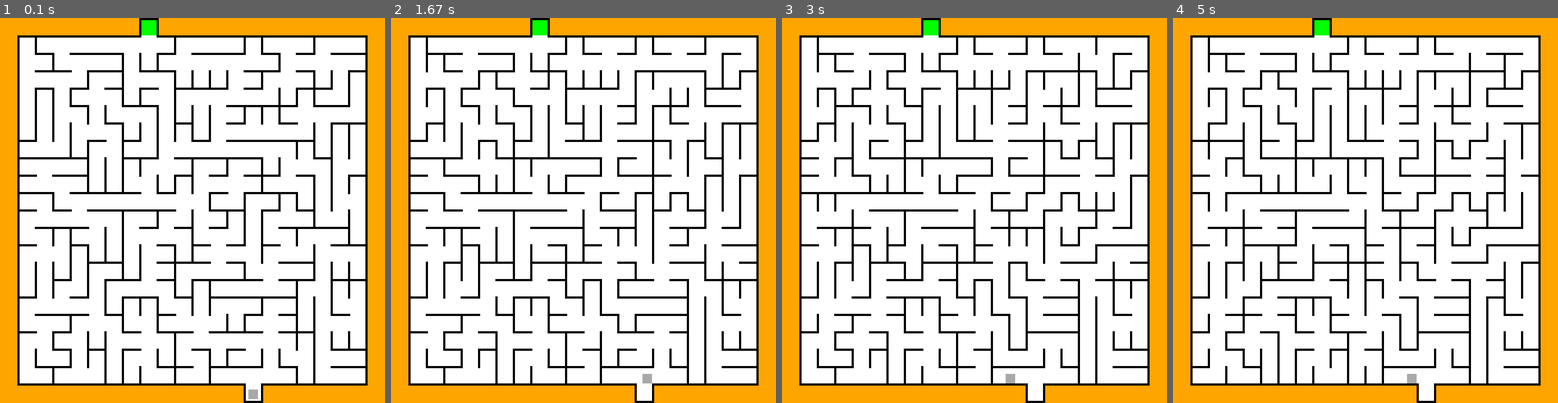
Above: before the commit, frames 1-4 (left to right).
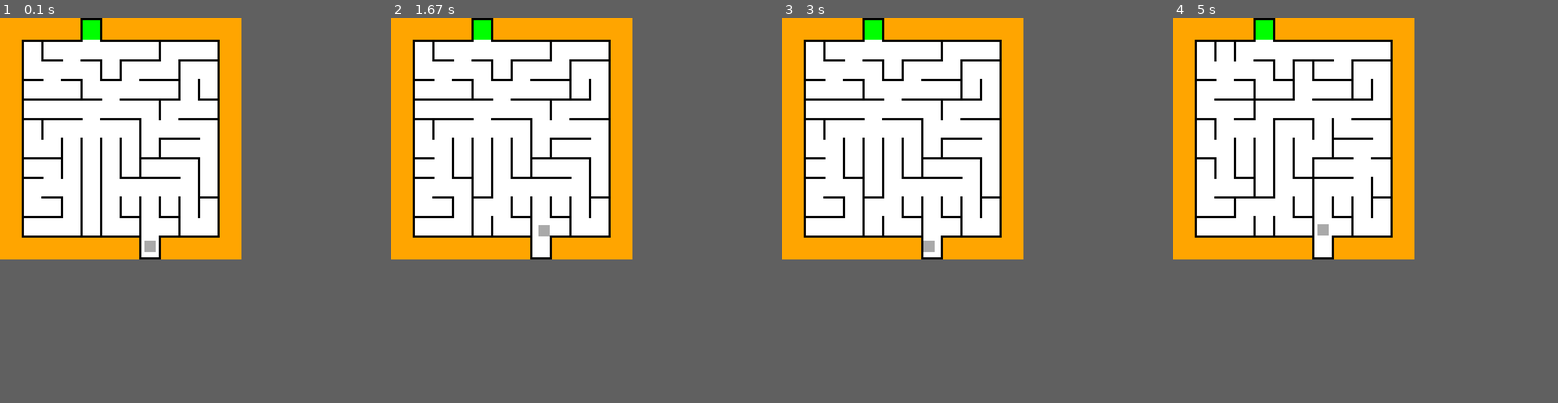
Above: after the commit, the same moments.

Repository: ZaChuChu/Pygame-Games
Game: pygame game, started from MazeGame/main.py
The game is run twice, just before and just after one commit, with the same random seed, the same clock (stepped at 60 frames per second) and the same inputs.
Inputs:
- Up to frame 1 (0.1 s): no input
- Up to frame 2 (1.67 s): hold Right 0.33-0.8 s; hold Up 0.83-1.13 s
- Up to frame 3 (3 s): hold Left 1.67-2.2 s; hold Down 2.23-2.53 s
- Up to frame 4 (5 s): hold Up 3-3.37 s; hold Right 3.4-4.03 s; hold Down 4.07-4.43 s; hold Left 4.47-4.93 s; hold Right from 4.97 s (still down)
In our replay, the window is 885x885 before the commit and 555x555 after it. These sizes can differ from the game's own. Grey fills any space a smaller window leaves; there, only what the larger window draws over its background counts as a difference.

The runs differ from the first frame. In frame 1, 32% of the frame differs, in the area x 0-100%, y 0-100%; in frame 2, 32%; in frame 3, 32%; in frame 4, 32%.

Commit message:
Added play again features

Diff:
--- a/MazeGame/main.py
+++ b/MazeGame/main.py
@@ -1,13 +1,14 @@
 from maze import Maze
 from player import Player
 import pygame
+from time import time
 from pygame import Rect, draw
 
 def main():
 
     wallLength = 50
     wallWidth = int(wallLength * .1)
-    rows = 20
+    rows = 10
     cols = rows
     margin = wallLength
     wallOffset = wallLength - wallWidth
@@ -26,28 +27,30 @@
     screenHeight = mazeHeight  + 2 * margin
 
     pygame.init()
-    pygame.display.set_caption("One who enjoys moving quickly in mazes")
+    pygame.display.set_caption("One Who Enjoys Moving Quickly in Mazes")
     screen = pygame.display.set_mode((screenWidth, screenHeight))
     clock = pygame.time.Clock()
 
     playerHeight = int((wallOffset - wallWidth) * .65)
     playerWidth = playerHeight
     playerColor = "dark grey"
-    playerSpeed = int(wallOffset * .05)
+    playerSpeed = max(int(wallOffset * .05), 1)
     playerStartX = margin + wallWidth + wallOffset * maze.getEntrance() + (wallOffset - wallWidth - playerWidth) // 2
-    playerStartY = margin + mazeHeight + (margin - playerHeight) // 2
+    playerStartY = margin + mazeHeight + (margin - playerHeight) // 2 - wallWidth
 
     player = Player(playerStartX, playerStartY, playerWidth, playerHeight, playerColor, playerSpeed, screenWidth, screenHeight)
 
     running = True
     gameOver = False
+    startTime = time()
 
     while running:
         for event in pygame.event.get():
                 if event.type == pygame.QUIT:
                     running = False
+
+        keys = pygame.key.get_pressed()
         if not gameOver:
-            keys = pygame.key.get_pressed()
             posChange = [0, 0]
             boxLeft = player.getX()
             boxTop = player.getY()
@@ -102,13 +105,13 @@
                     horizontalWalls.append(rect)
                 verticalWalls.append(maze.getExitHorizontal())
 
-
             player.movePlayer(posChange, [horizontalWalls, verticalWalls])
 
             if any([val != 0 for val in posChange]):
                 maze.randomize(player.rect)
 
             if maze.winRect.contains(player.rect):
+                endTime = time()
                 gameOver = True
 
             screen.fill("orange")
@@ -117,4 +120,14 @@
             pygame.display.flip()
             clock.tick(60)
 
+        else:
+
+            if keys[pygame.K_SPACE]:
+                startTime = time()
+                gameOver = False
+                maze.startMaze()
+                playerStartX = margin + wallWidth + wallOffset * maze.getEntrance() + (wallOffset - wallWidth - playerWidth) // 2
+                player.moveTo(playerStartX, playerStartY)
+
+
 if __name__ == "__main__": main()
--- a/MazeGame/mazeGraph.py
+++ b/MazeGame/mazeGraph.py
@@ -55,8 +55,8 @@
 
         random.shuffle(self.mst)
 
-        lowerPercent = .05
-        upperPercent = .08
+        lowerPercent = .01
+        upperPercent = .07
 
         for edge in self.mst[:random.randint(int(self.edgeCount * lowerPercent), int(self.edgeCount * upperPercent))]:
             edge.weight = random.randint(1, self.maxWeight)
--- a/MazeGame/player.py
+++ b/MazeGame/player.py
@@ -29,6 +29,9 @@
         elif self.rect.top < 0:
             self.rect.top = 0
 
+    def moveTo(self, newX, newY):
+        self.rect.x = newX
+        self.rect.y = newY
 
     def getX(self):
         return self.rect.x
